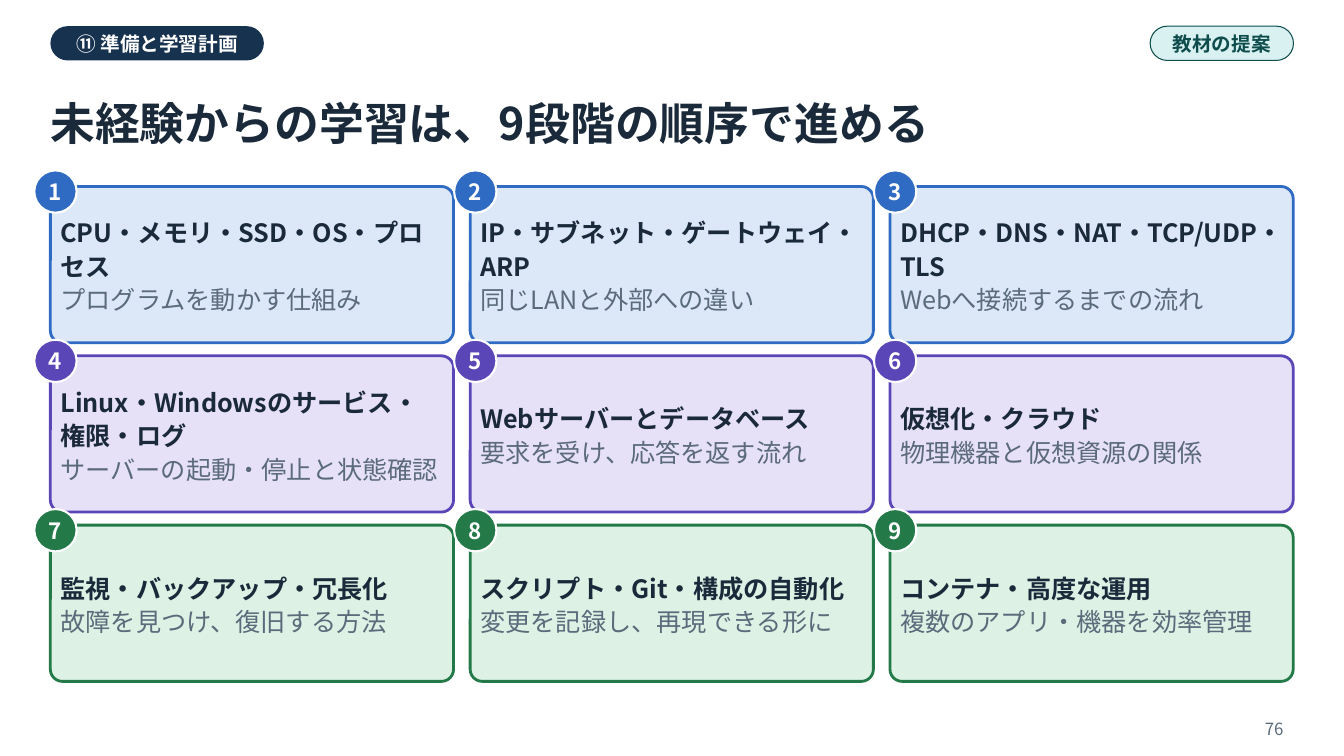
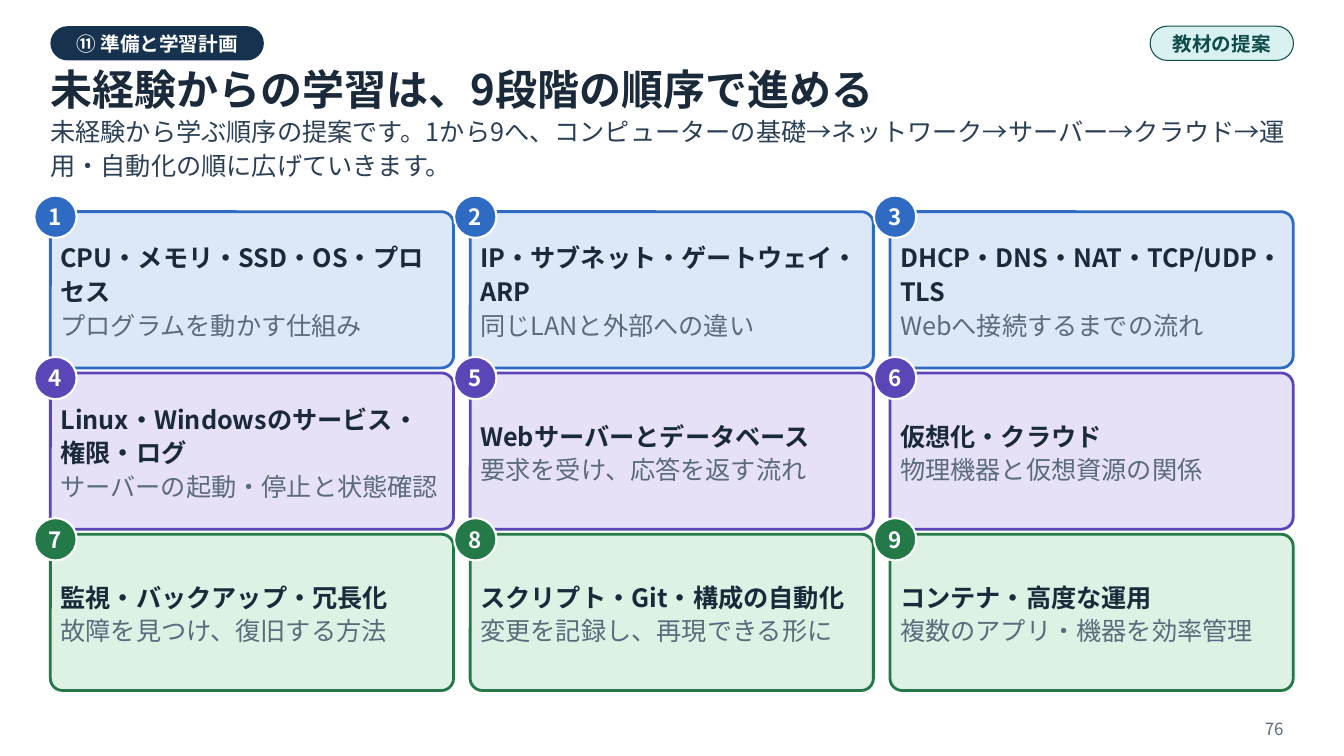
Before and after one commit to koyoy1016-gif/koyo1016, a slide deck: slide 76 of ai-infrastructure-hpe-study-deck.pptx. Drawn at 1344x756 pixels with LibreOffice and Linux fonts; fonts in the diff are those of the drawing. Boxes give left, top, right and bottom in pixels: in the first picture for what was removed or moved away, otherwise in the second. Text is boxed around its words. In the diff, an @@ line names an element or a change of style, - is before the commit and + after.

```diff
--- a/ai-infrastructure-hpe-study-deck.pptx
+++ b/ai-infrastructure-hpe-study-deck.pptx
@@ text "未経験からの学習は、9段階の順序で進める" at [50,69,873,109]: size 32 to 30 pt; line spacing 40pt to 38pt @@
@@ text added at [50,120,1285,177], 18 pt, text #2B3F55 @@
+未経験から学ぶ順序の提案です。1から9へ、コンピューターの基礎→ネットワーク→サーバー→クラウド→運用・自動化の順に広げていきます。
@@ 6 texts, 3 rounded rectangles, 3 ellipses: place and size @@
-6 texts, 3 rounded rectangles, 3 ellipses at [34,170,1294,343]
+6 texts, 3 rounded rectangles, 3 ellipses at [34,196,1294,368]
@@ 6 texts, 3 rounded rectangles, 3 ellipses: place and size @@
-6 texts, 3 rounded rectangles, 3 ellipses at [34,340,1294,512]
+6 texts, 3 rounded rectangles, 3 ellipses at [34,357,1294,529]
@@ 6 texts, 3 ellipses, 3 rounded rectangles: place and size @@
-6 texts, 3 ellipses, 3 rounded rectangles at [34,509,1294,682]
+6 texts, 3 ellipses, 3 rounded rectangles at [34,518,1294,691]
```
Also in this commit, not shown: 90 other slides changed, 17 other files.
